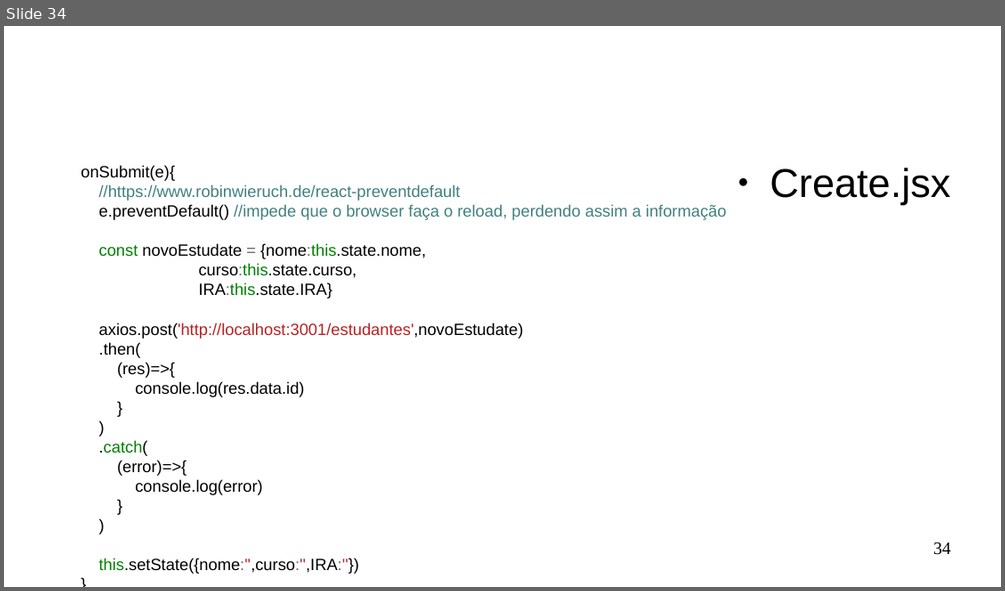
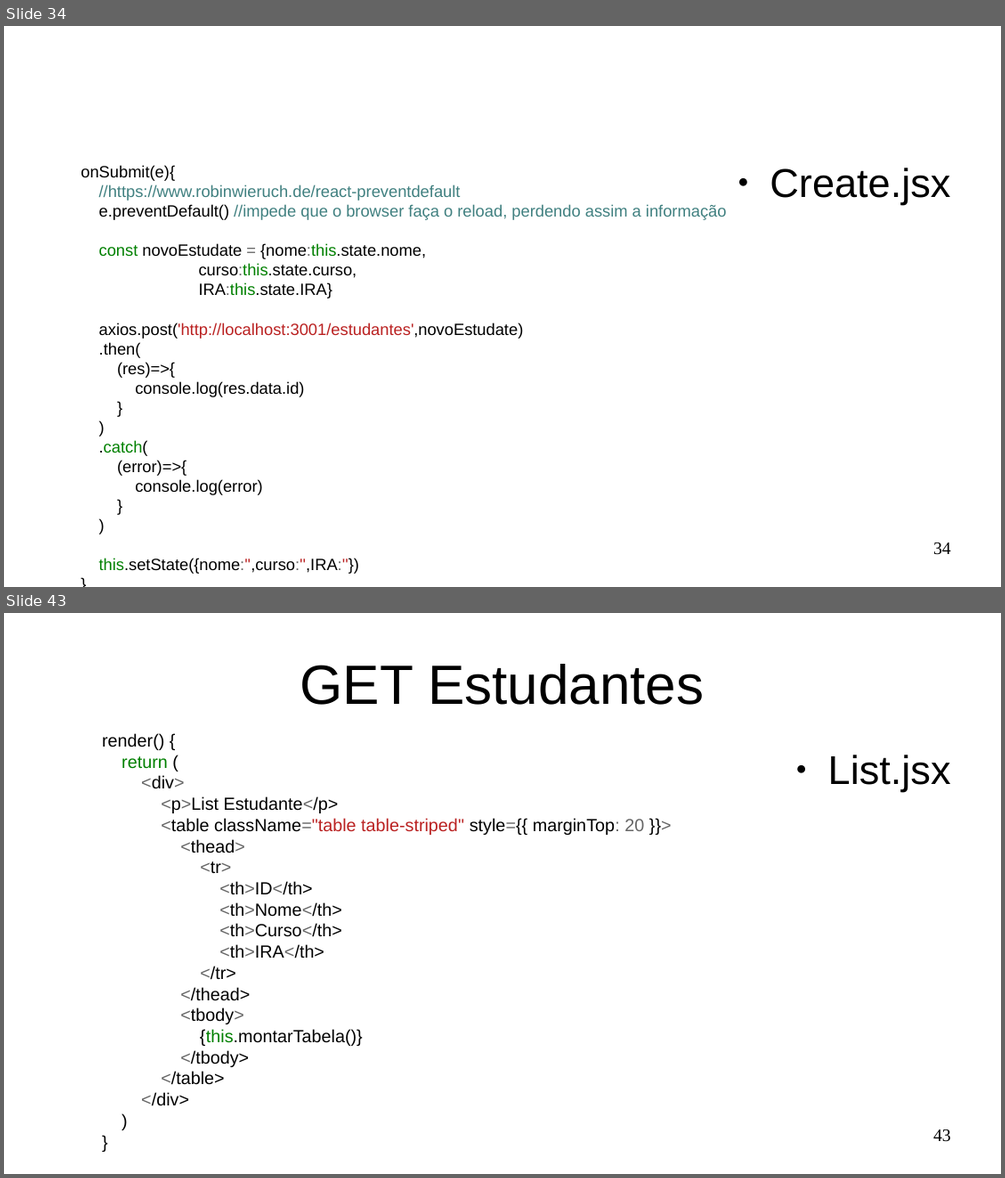
Before and after one commit to Marques-Dev/WEB_2020-1, a slide deck: SLIDES/aula03.odp. Shown one above the other, each under a label of ours: slide 34 before the commit, slides 34 and 43 after it; the slides between them are not shown. The pictures are 1005x591 and 1005x1178 pixels, drawn with LibreOffice and Linux fonts; fonts in the diff are those of the drawing. Boxes give left, top, right and bottom in pixels: in the first picture for what was removed or moved away, otherwise in the second. Text is boxed around its words. In the diff, an @@ line names an element or a change of style, - is before the commit and + after.

Commit message:
edit estudante

```diff
--- a/SLIDES/aula03.odp
+++ b/SLIDES/aula03.odp
@@ slide 43 added at [4, 613, 1001, 1174], background #FFFFFF @@
@@ title added at [300, 664, 704, 705], 44 pt, text #000000 @@
+GET Estudantes
@@ text added at [102, 733, 644, 1106], 14 pt, text #000000 @@
+render() {
+return (
+<div>
+<p>List Estudante</p>
+<table className="table table-striped" style={{ marginTop: 20 }}>
+<thead>
+<tr>
+<th>ID</th>
+<th>Nome</th>
+<th>Curso</th>
+<th>IRA</th>
+</tr>
+</thead>
+<tbody>
+{this.montarTabela()}
+</tbody>
+</table>
+</div>
+)
+}
@@ text added at [828, 755, 951, 792], 32 pt, text #000000 @@
+● List.jsx
@@ page number added at [933, 1129, 951, 1142], 14 pt, text #000000 @@
+43
```
Also in this commit, not shown: 1 slide changed, 15 other slides added, 6 slides removed, 7 other files.
